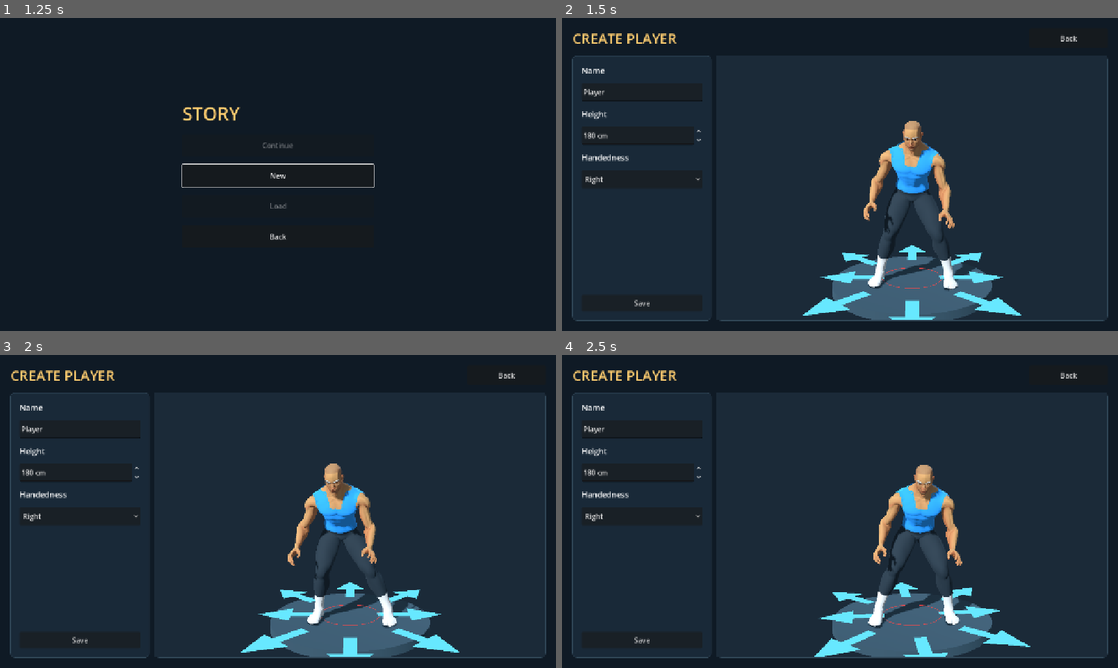
Above: before the commit, frames 1-4 (two rows, left to right).
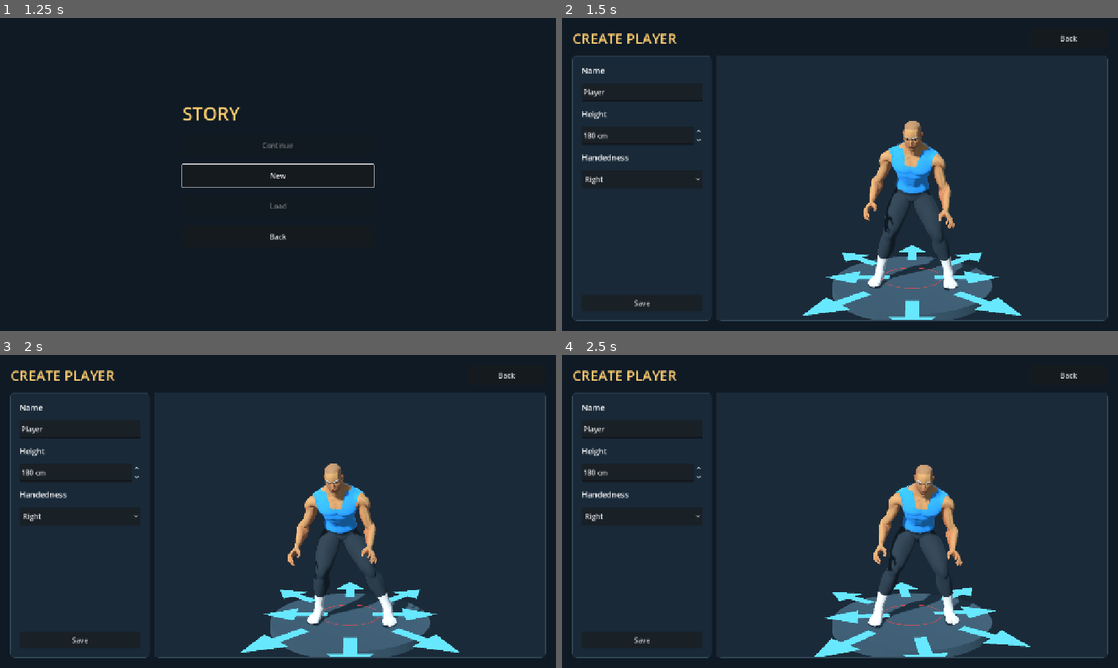
Above: after the commit, the same moments.

Repository: foreandr/volleyball
Game: Godot game, scene res://scenes/main.tscn
The game is run twice, just before and just after one commit, with the same random seed, the same clock (stepped at 60 frames per second) and the same inputs.
Inputs (mouse positions are in pixels of both pictures, inside the frame that each line leads up to):
- Up to frame 1 (1.25 s): click "Story" at 0.5 s
- Up to frame 2 (1.5 s): click "New" at 1.25 s
- Up to frame 3 (2 s): no input
- Up to frame 4 (2.5 s): tap Enter at 2 s; move the mouse to (962, 495) at 2.02 s; hold Right from 2.03 s (still down); tap Z at 2.1 s; click (962, 495) at 2.17 s; tap Space at 2.27 s

Frame 1 is identical in both runs. In frame 2, 0.2% of the frame differs, in the area x 46-80%, y 80-85%; in frame 3, 0.2%; in frame 4, 0.2%.

Commit message:
Bring lateral landing targets to fifty-five centimeters

Diff:
--- a/scripts/player_direction_arrows.gd
+++ b/scripts/player_direction_arrows.gd
@@ -1,7 +1,7 @@
 extends MeshInstance3D
 
 const LANDING_RADIUS := 0.90
-const SIDE_LANDING_RADIUS := 0.60
+const SIDE_LANDING_RADIUS := 0.55
 var selected := 0
 
 func _ready() -> void:
